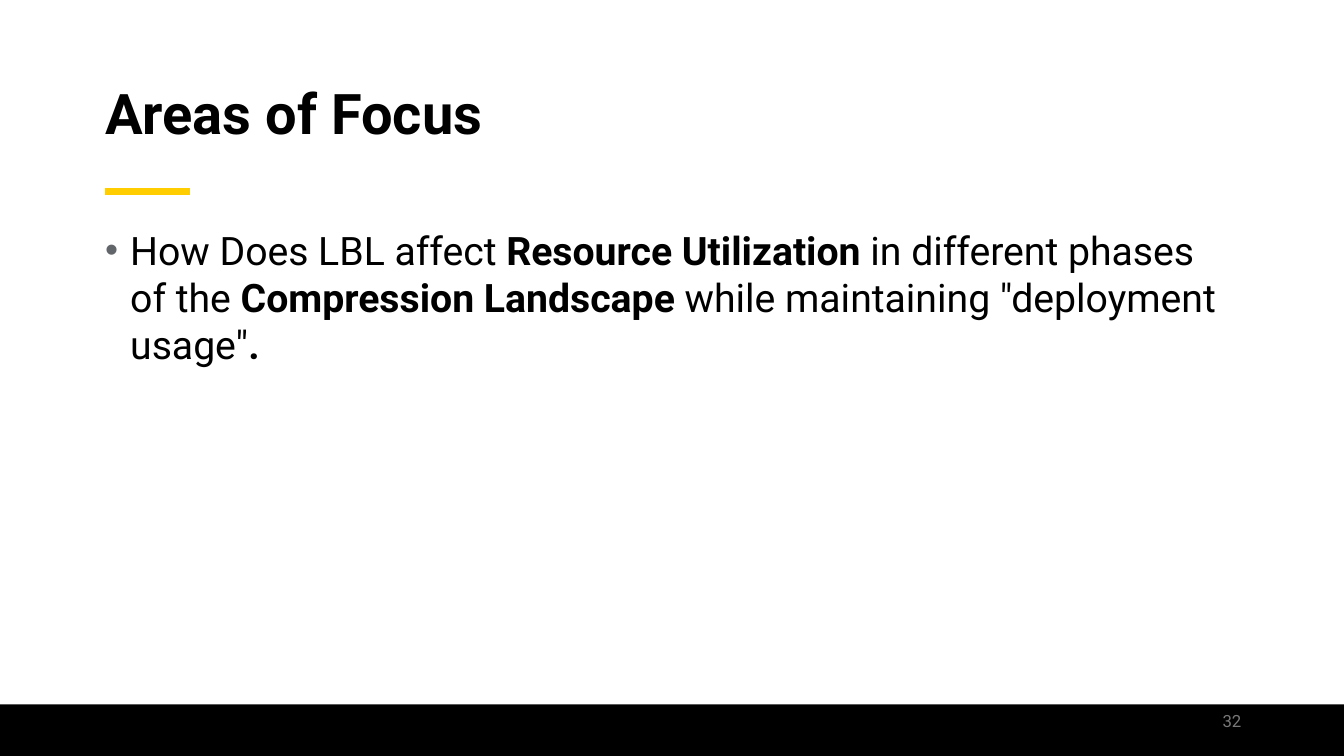
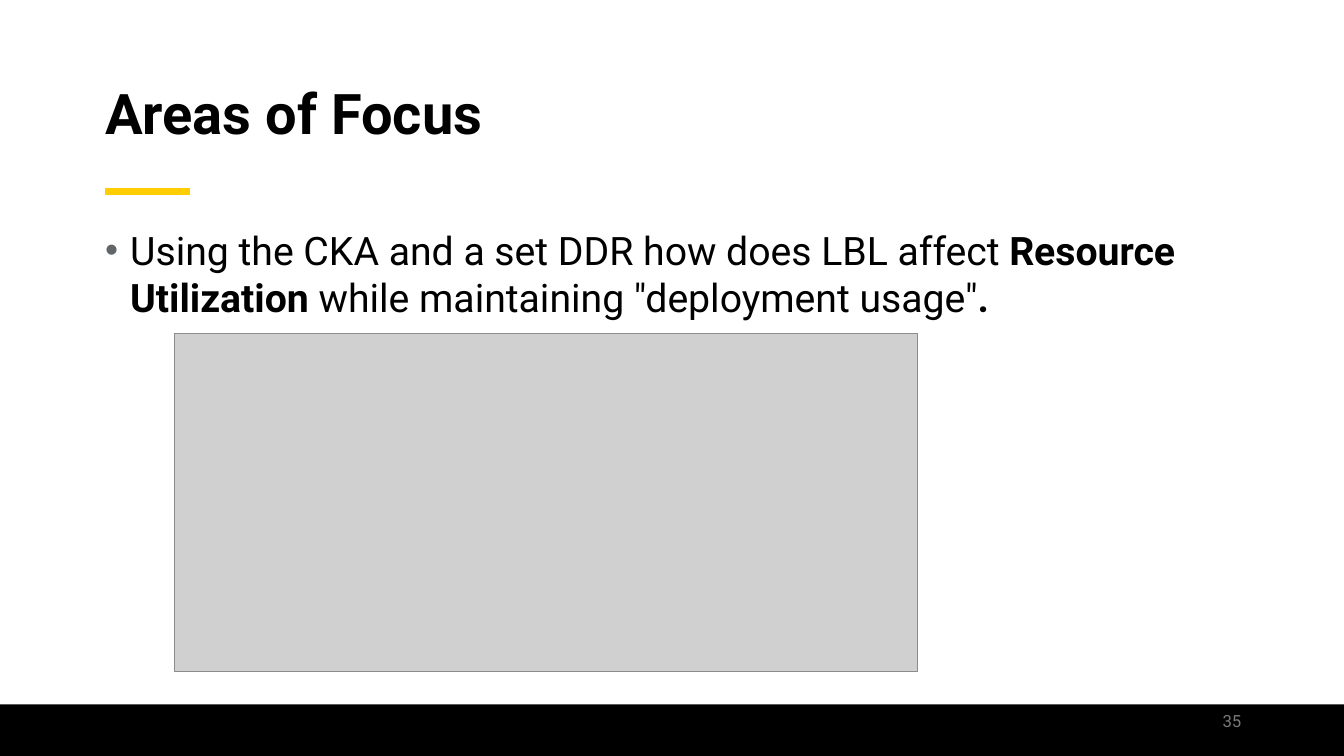
Before and after one commit to jamilgafur/Presentation, a slide deck: slide 35 of Presentation.pptx (slide 32 before the commit). Drawn at 1344x756 pixels with LibreOffice and Linux fonts; fonts in the diff are those of the drawing; grey boxes stand for pictures; background and template pictures are left out. Boxes give left, top, right and bottom in pixels: in the first picture for what was removed or moved away, otherwise in the second. Text is boxed around its words. In the diff, an @@ line names an element or a change of style, - is before the commit and + after.

```diff
--- a/Presentation.pptx
+++ b/Presentation.pptx
@@ text at [130,235,1175,321]: text changed @@
-• How Does LBL affect Resource Utilization in different phases of the Compression Landscape while maintaining "deployment usage".
+• Using the CKA and a set DDR how does LBL affect Resource Utilization while maintaining "deployment usage".
@@ picture added at [174,334,918,671] @@
@@ page number at [1223,715,1242,727]: text changed @@
-32
+35
```
Also in this commit, not shown: 5 other slides changed, 3 slides added.
